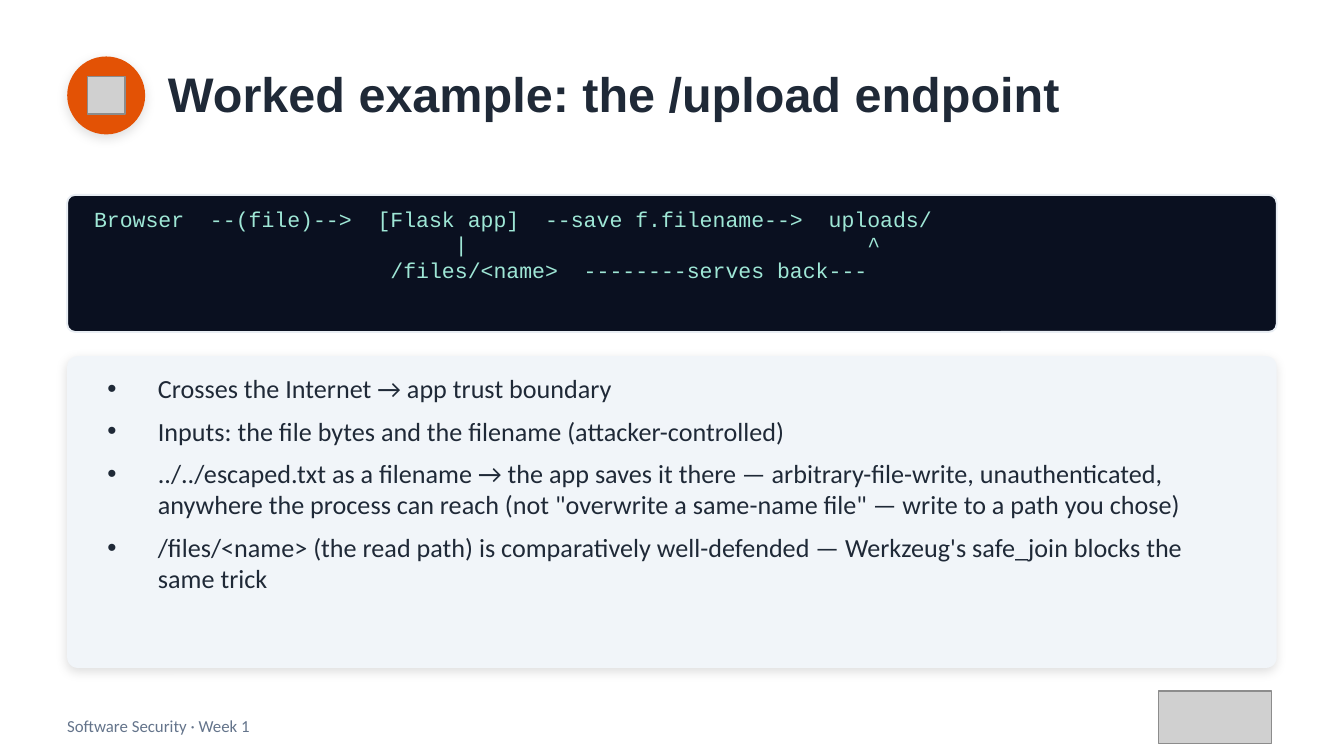
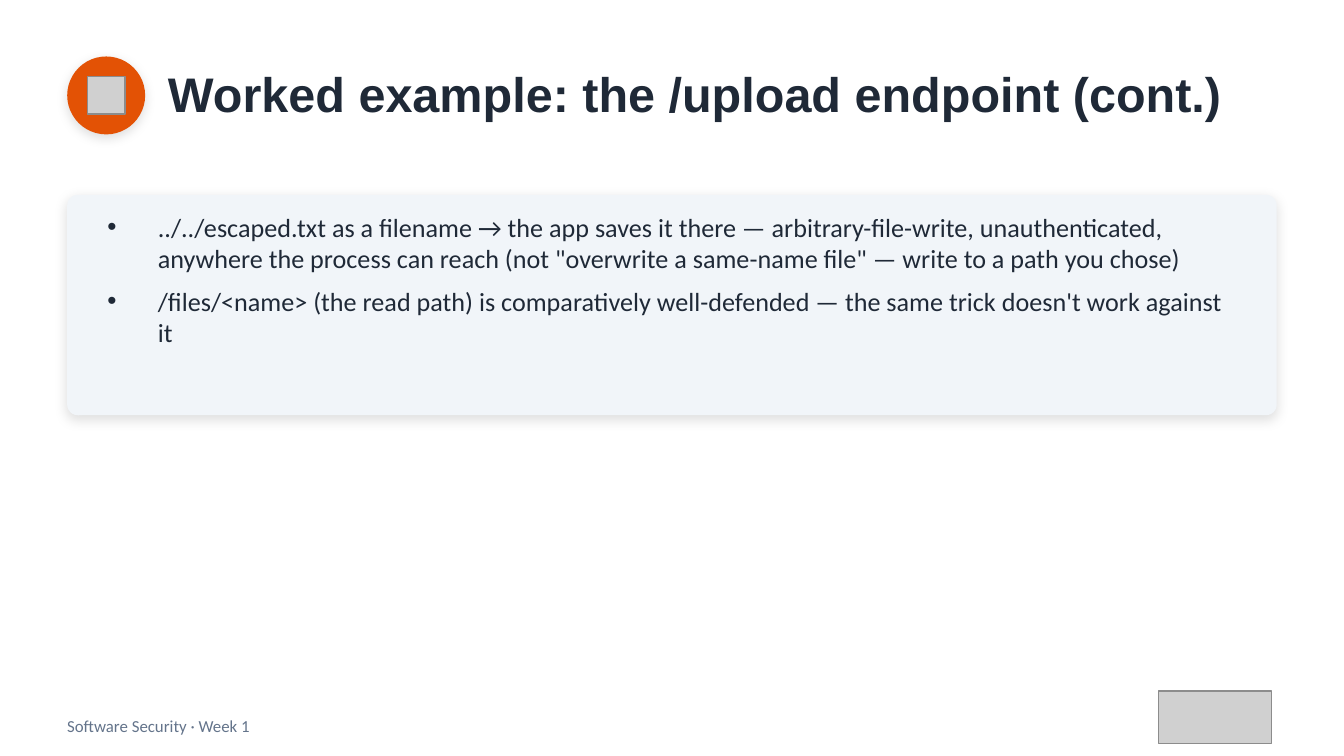
Before and after one commit to 6531503085Sutapat/software-security, a slide deck: slide 9 of slides/pptx/week01.pptx (slide 7 before the commit). Drawn at 1344x756 pixels with LibreOffice and Linux fonts; fonts in the diff are those of the drawing; grey boxes stand for pictures. Boxes give left, top, right and bottom in pixels: in the first picture for what was removed or moved away, otherwise in the second. Text is boxed around its words. In the diff, an @@ line names an element or a change of style, - is before the commit and + after.

```diff
--- a/slides/pptx/week01.pptx
+++ b/slides/pptx/week01.pptx
@@ text at bbox=[168, 77, 1221, 121]: text changed @@
-Worked example: the /upload endpoint
+Worked example: the /upload endpoint (cont.)
@@ rounded rectangle: place and size @@
-rounded rectangle at bbox=[67, 195, 1277, 332]
+rounded rectangle at bbox=[67, 195, 1277, 415]
@@ rounded rectangle at bbox=[67, 195, 1277, 415]: fill #0A1020 to #F1F5F9; outline #E8EDF3 1 pt to none; shadow on; proportions changed @@
@@ text removed at bbox=[94, 211, 932, 279] @@
-Browser --(file)--> [Flask app] --save f.filename--> uploads/
-| ^
-/files/<name> --------serves back---
@@ text "../../escaped.txt as a filename → ...": place and size @@
-text "../../escaped.txt as a filename → ..." at bbox=[158, 380, 1181, 588]
+text "../../escaped.txt as a filename → ..." at bbox=[158, 219, 1221, 342]
@@ text at bbox=[158, 292, 1221, 342]: text changed @@
-• /files/<name> (the read path) is comparatively well-defended — Werkzeug's safe_join blocks the same trick
+• /files/<name> (the read path) is comparatively well-defended — the same trick doesn't work against it
@@ rounded rectangle removed at bbox=[67, 356, 1277, 668] @@
@@ text at bbox=[158, 380, 784, 446]: paragraphs removed @@
-• Crosses the Internet → app trust boundary
-• Inputs: the file bytes and the filename (attacker-controlled)
```
Also in this commit, not shown: 4 other slides changed, 4 slides added, 6 other files.
